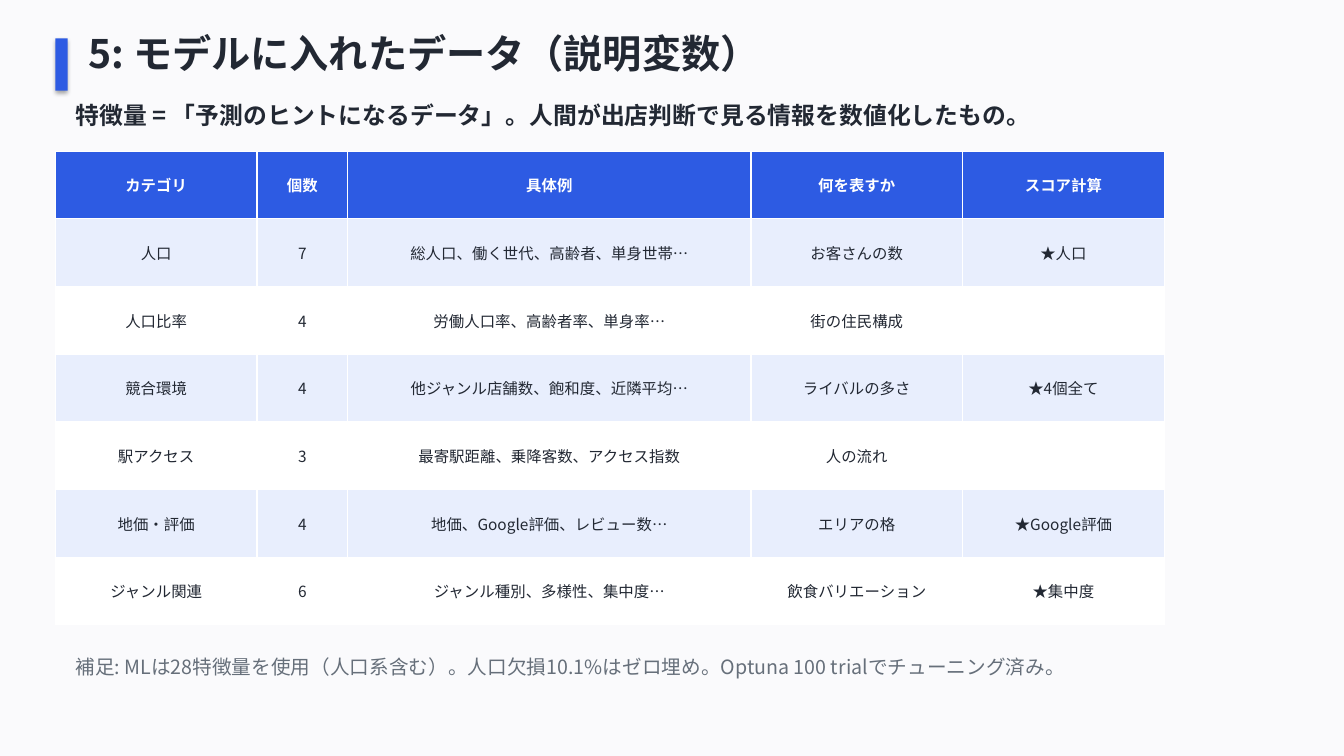
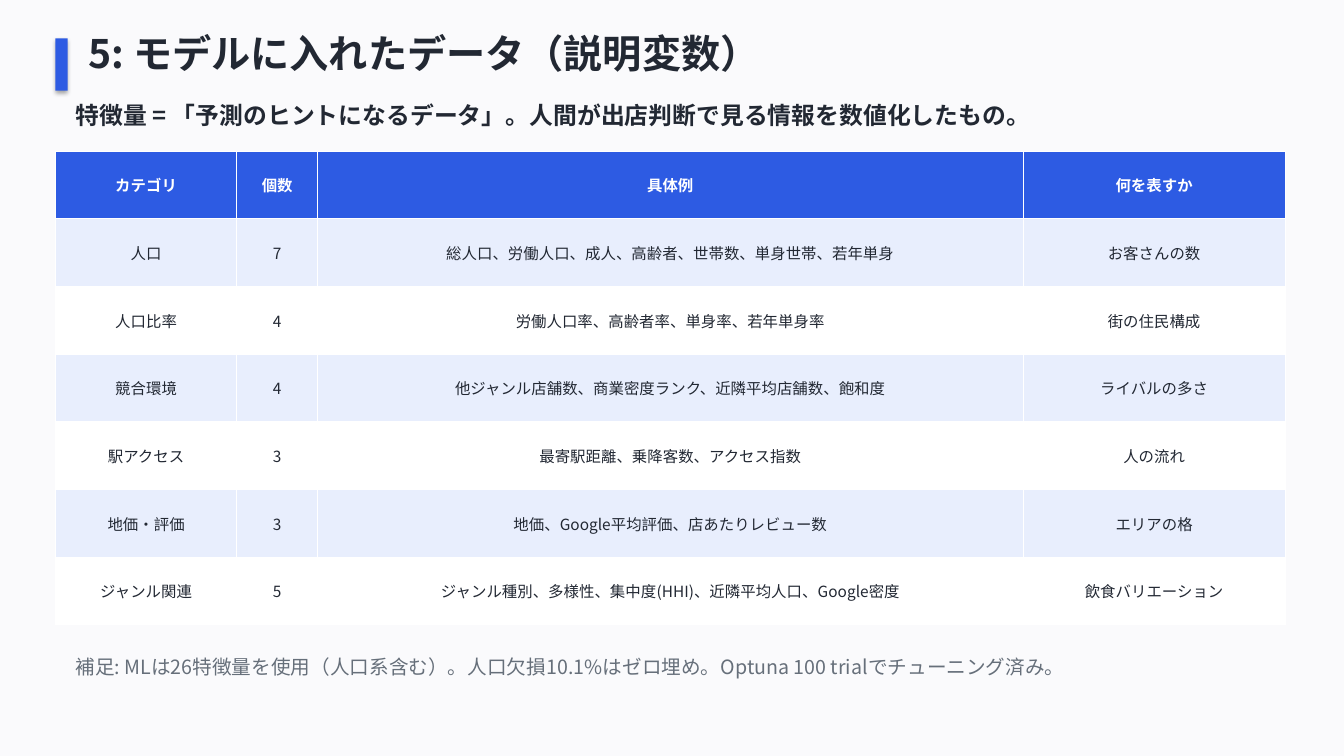
Before and after one commit to HisafumiTakahashi/market_gap_finder, a slide deck: slide 8 of docs/market_gap_finder_presentation.pptx. Drawn at 1344x756 pixels with LibreOffice and Linux fonts; fonts in the diff are those of the drawing. Boxes give left, top, right and bottom in pixels: in the first picture for what was removed or moved away, otherwise in the second. Text is boxed around its words. In the diff, an @@ line names an element or a change of style, - is before the commit and + after.

```diff
--- a/docs/market_gap_finder_presentation.pptx
+++ b/docs/market_gap_finder_presentation.pptx
@@ table at bbox=[55, 151, 1286, 625] @@
-column 2, row 6: 4
+column 2, row 6: 3
-column 2, row 7: 6
+column 2, row 7: 5
-column 3: 具体例 | 総人口、働く世代、高齢者、単身世帯… | 労働人口率、高齢者率、単身率… | 他ジャンル店舗数、飽和度、近隣平均… | 最寄駅距離、乗降客数、アクセス指数 | 地価、Google評価、レビュー数… | ジャンル種別、多様性、集中度…
+column 3: 具体例 | 総人口、労働人口、成人、高齢者、世帯数、単身世帯、若年単身 | 労働人口率、高齢者率、単身率、若年単身率 | 他ジャンル店舗数、商業密度ランク、近隣平均店舗数、飽和度 | 最寄駅距離、乗降客数、アクセス指数 | 地価、Google平均評価、店あたりレビュー数 | ジャンル種別、多様性、集中度(HHI)、近隣平均人口、Google密度
-column 5: スコア計算 | ★人口 |  | ★4個全て |  | ★Google評価 | ★集中度
@@ table: place and size @@
-table at bbox=[55, 151, 1165, 625]
+table at bbox=[55, 151, 1286, 625]
@@ text at bbox=[75, 657, 1065, 679]: text changed @@
-補足: MLは28特徴量を使用（人口系含む）。人口欠損10.1%はゼロ埋め。Optuna 100 trialでチューニング済み。
+補足: MLは26特徴量を使用（人口系含む）。人口欠損10.1%はゼロ埋め。Optuna 100 trialでチューニング済み。
```
Also in this commit, not shown: 2 other slides changed, 5 other files.
